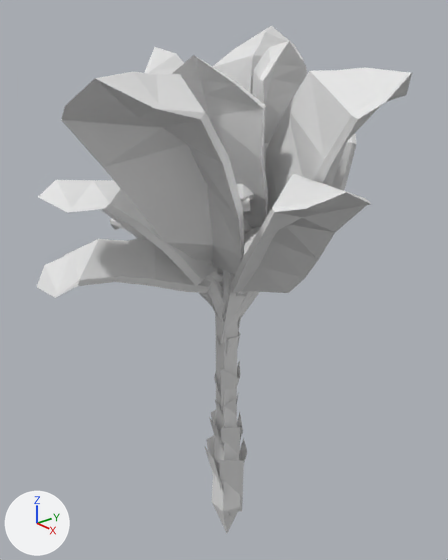
The Blender file to be imported/blender/bananeira.blend: old version first, new version second.
One viewpoint serves both versions: a 50 mm lens placed at (4.66, -3.93, 4.3), pointed at (-0.15, 0.08, 1.81). The axes (+X, +Y, +Z) are drawn at lower left. The lights are the same throughout.

Objects in the first picture: 'galho', 'leafs', 'skin', 'tronco'.
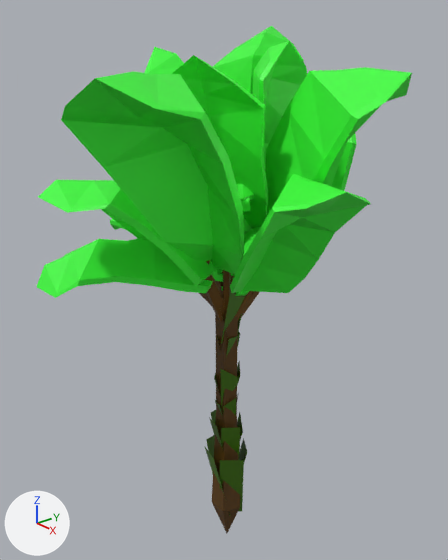
Pixel boxes [x1, y1, x2, y2] of what changed, in the pictures (448 x 560 px):
'leafs', recoloured (grey to green)
    both: [37, 26, 412, 298]
'tronco', recoloured (grey to brown)
    both: [212, 271, 240, 533]
'skin', recoloured (grey to green)
    both: [205, 291, 247, 515]
'galho', recoloured (grey to brown)
    both: [199, 260, 259, 322]

The change, as a list of edits to the scene's bpy script:
```text
Add mat_material_005:
    mat_material_005 = bpy.data.materials.new('Material.005')
    mat_material_005.use_nodes = True; mat_material_005.node_tree.nodes.clear()
    _N = mat_material_005.node_tree.nodes; _L = mat_material_005.node_tree.links
    n0 = _N.new('ShaderNodeBsdfPrincipled'); n0.name = 'Principled BSDF'
    n0.distribution = 'GGX'
    n0.subsurface_method = 'BURLEY'
    n1 = _N.new('ShaderNodeOutputMaterial'); n1.name = 'Material Output'
    n2 = _N.new('ShaderNodeRGB'); n2.name = 'RGB'
    n2.outputs[0].default_value = (0.0496, 0.157, 0.0, 1.0)  # 'Color', dark green #3f6e00
    _L.new(n0.outputs[0], n1.inputs[0])  # 'BSDF' to 'Surface'
    _L.new(n2.outputs[0], n0.inputs[0])  # 'Color' to 'Base Color'
Add mat_material_007:
    mat_material_007 = principled_material('Material.007')
    mat_material_007.base_color = (0.144, 0.0595, 0.0)  # brown #6a4500
Add mat_material_006:
    mat_material_006 = principled_material('Material.006')
    mat_material_006.base_color = (0.0976, 0.0423, 0.00304)  # brown #583a0a
Add mat_material:
    mat_material = principled_material('Material')
    mat_material.base_color = (0.0484, 0.985, 0.0448)  # green #3efd3c
Change me_vert_015:
    where me_vert_015.from_pydata(...)  # 915 vertices, 930 faces; spans x -4.68..6.53, y -2.16..8.2, z -3.35..3.13
    add me_vert_015.materials.append(mat_material)  # green #3efd3c
Change me_cylinder_001:
    where me_cylinder_001.from_pydata(...)  # 17 vertices, 20 faces; spans x -0.18..0.18, y -0.15..0.19, z -1.0..1.0
    add me_cylinder_001.materials.append(mat_material_006)  # brown #583a0a
Change me_cylinder_010:
    where me_cylinder_010.from_pydata(...)  # 153 vertices, 180 faces; spans x -2.34..0.92, y -2.86..1.27, z -1.18..1.77
    add me_cylinder_010.materials.append(mat_material_007)  # brown #6a4500
Change me_plane_023:
    where me_plane_023.from_pydata(...)  # 96 vertices, 24 faces; spans x -6.8..1.0, y -2.9..2.1, z -0.39..0.24
    add me_plane_023.materials.append(mat_material_005)
```
